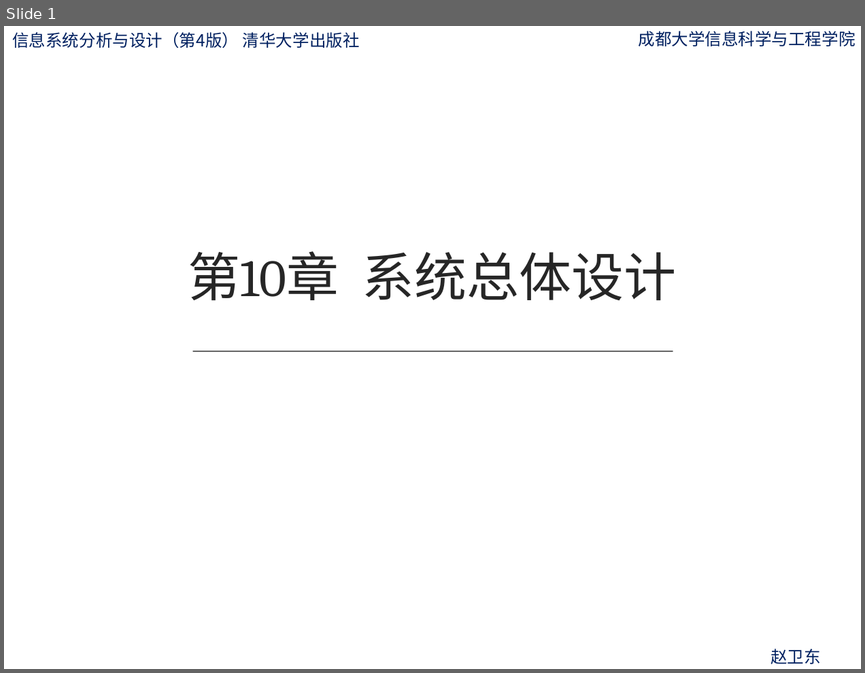
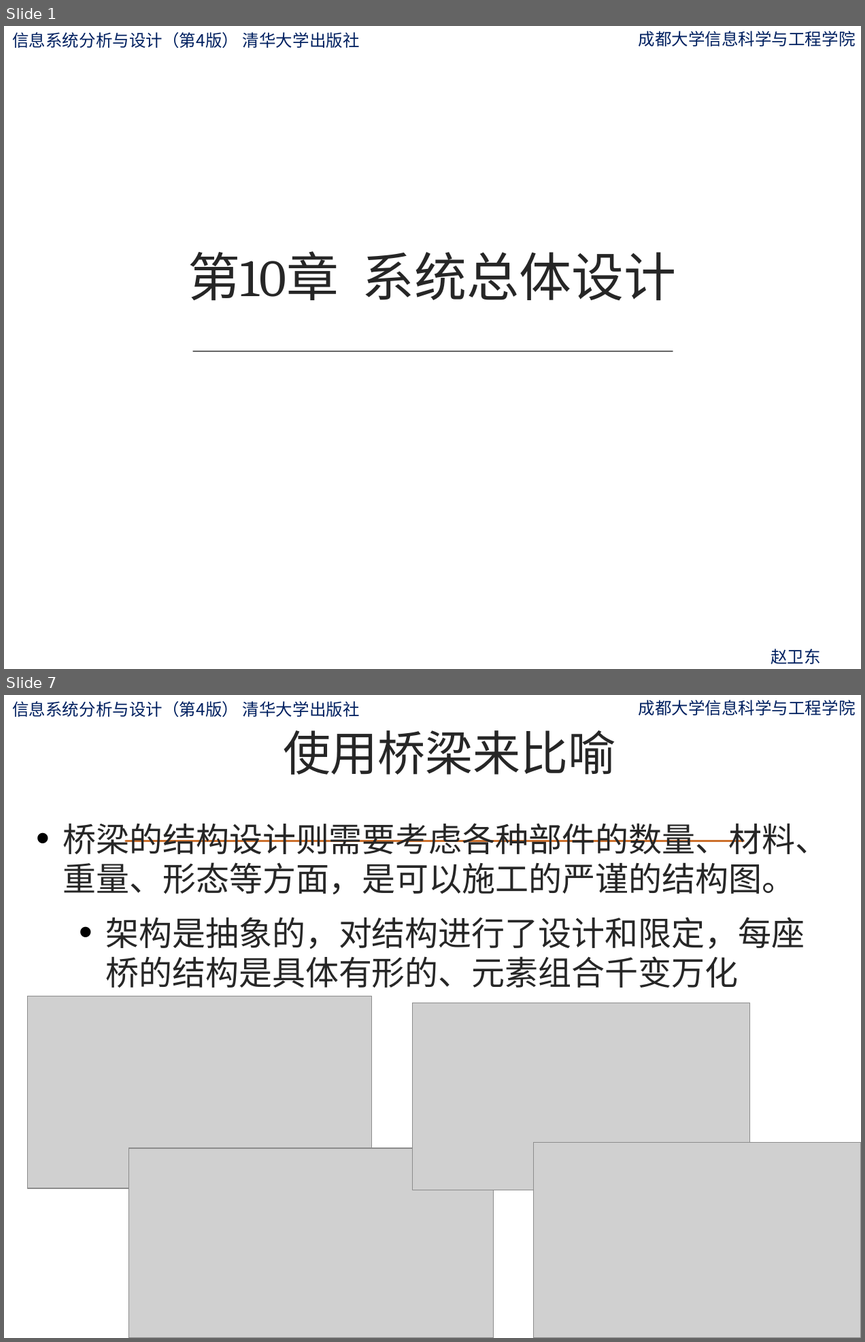
Before and after one commit to ylfagh/is_analysis-1, a slide deck: ppt/第10章-系统总体设计.pptx. Shown one above the other, each under a label of ours: slide 1 before the commit, slides 1 and 7 after it; the slides between them are not shown. The pictures are 865x673 and 865x1342 pixels, drawn with LibreOffice and Linux fonts; fonts in the diff are those of the drawing; grey boxes stand for pictures; background and template pictures are left out. Boxes give left, top, right and bottom in pixels: in the first picture for what was removed or moved away, otherwise in the second. Text is boxed around its words. In the diff, an @@ line names an element or a change of style, - is before the commit and + after.

```diff
--- a/ppt/第10章-系统总体设计.pptx
+++ b/ppt/第10章-系统总体设计.pptx
@@ slide 7 added at (x1=4, y1=695, x2=861, y2=1338), background picture (left out); not listed: 3 template elements that a slide beside it also shows @@
@@ title added at (x1=283, y1=730, x2=616, y2=775), 40 pt, text #262626 @@
+使用桥梁来比喻
@@ text added at (x1=63, y1=823, x2=828, y2=987), 28 pt, text #262626 @@
+• 桥梁的结构设计则需要考虑各种部件的数量、材料、重量、形态等方面，是可以施工的严谨的结构图。
+  • 架构是抽象的，对结构进行了设计和限定，每座桥的结构是具体有形的、元素组合千变万化
@@ line added from (126, 841) to (743, 841), #CC702D 1.5 pt @@
@@ picture added at (x1=27, y1=996, x2=372, y2=1187) @@
@@ picture added at (x1=412, y1=1002, x2=749, y2=1189) @@
@@ picture added at (x1=534, y1=1142, x2=861, y2=1338) @@
@@ picture added at (x1=129, y1=1147, x2=493, y2=1338) @@
```
Also in this commit, not shown: 199 other slides added, 21 slides removed, 1 other file.
